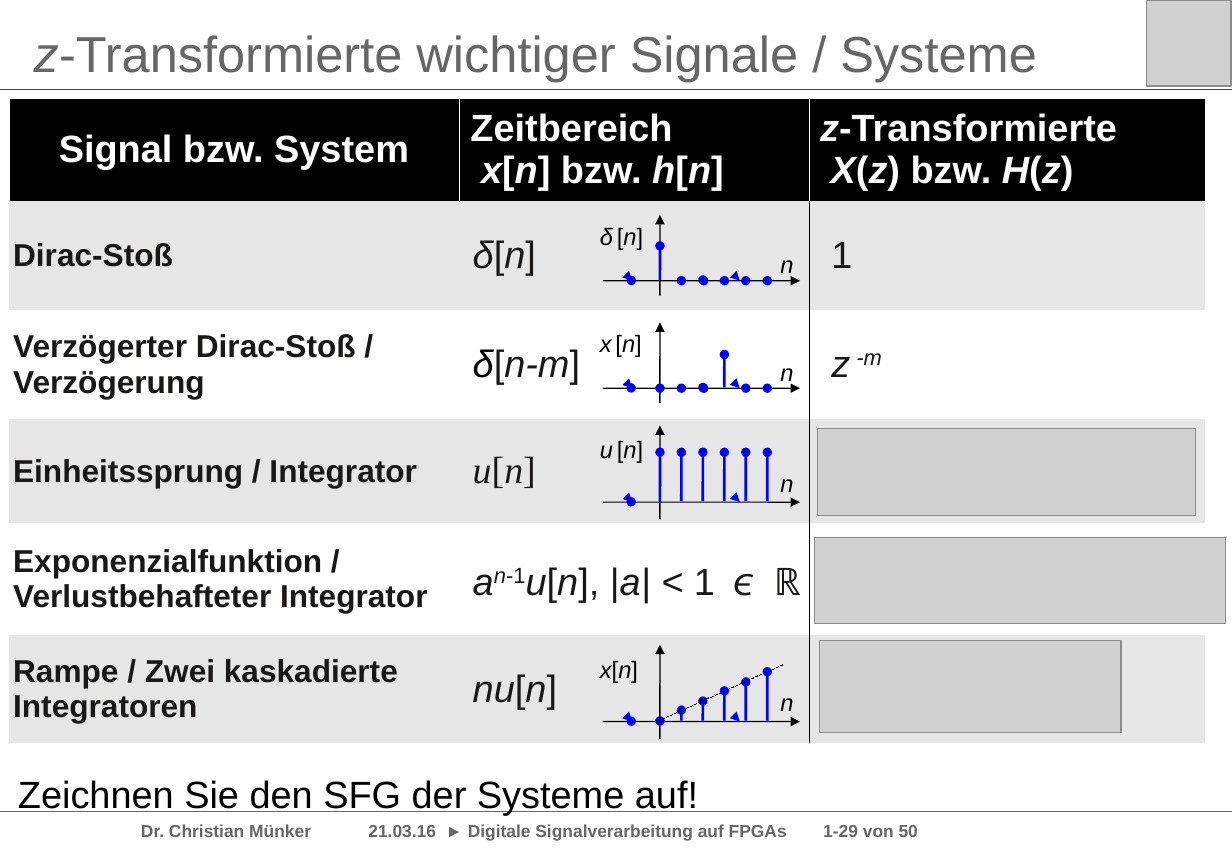
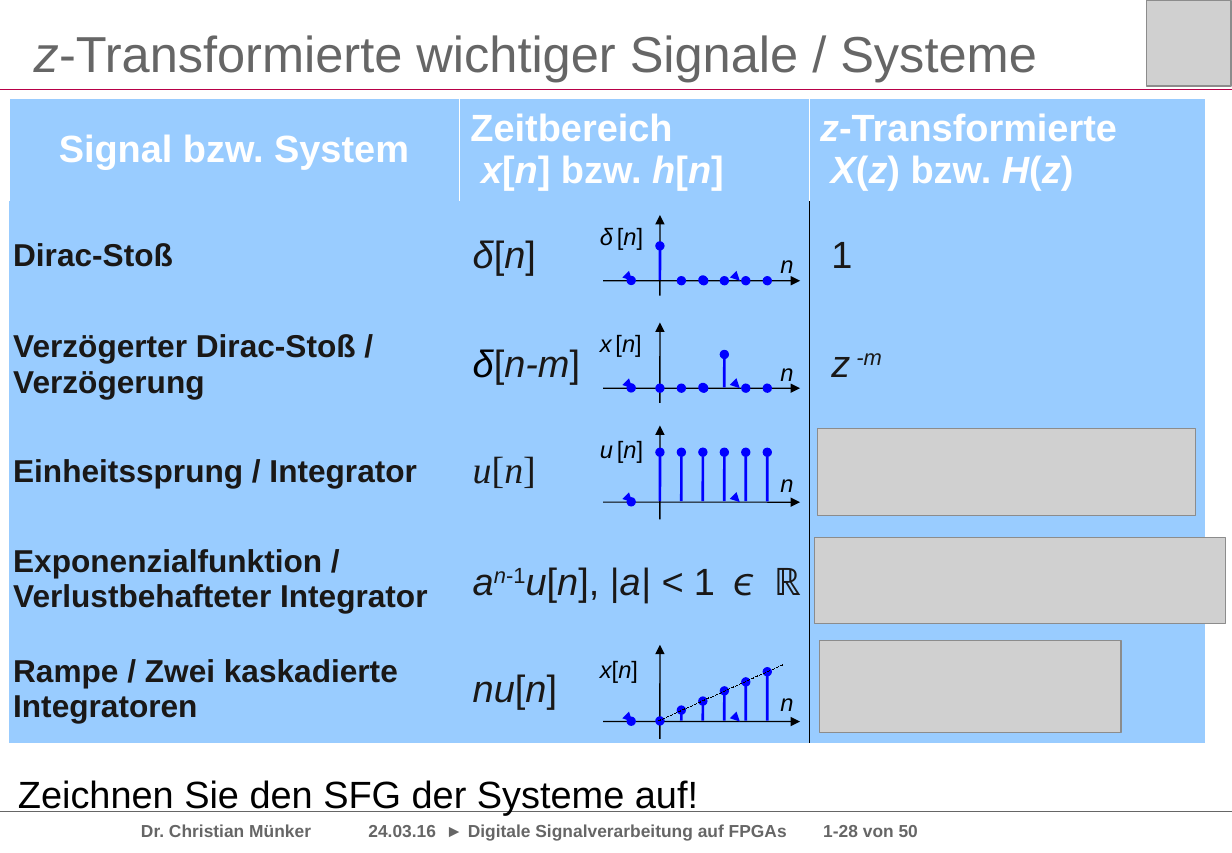
Before and after one commit to chipmuenk/dsp, a slide deck: slide 28 of slides/dsp_fpga-Kap01-LTI-Slides-Muenker.odp (slide 29 before the commit). Drawn at 1232x853 pixels with LibreOffice and Linux fonts; fonts in the diff are those of the drawing; grey boxes stand for pictures; background and template pictures are left out. Boxes give left, top, right and bottom in pixels: in the first picture for what was removed or moved away, otherwise in the second. Text is boxed around its words. In the diff, an @@ line names an element or a change of style, - is before the commit and + after.

```diff
--- a/slides/dsp_fpga-Kap01-LTI-Slides-Muenker.odp
+++ b/slides/dsp_fpga-Kap01-LTI-Slides-Muenker.odp
@@ table at <box>9,98,1204,742</box> @@
@@ fill #000000 to #99CCFF in row 1 @@
@@ fill #E6E6E6 to #99CCFF in 9 cells @@
@@ fill #FFFFFF to #99CCFF in 6 cells @@
@@ text at <box>141,824,918,841</box>: text changed @@
-Dr. Christian Münker 21.03.16 ► Digitale Signalverarbeitung auf FPGAs 1-29 von 50
+Dr. Christian Münker 24.03.16 ► Digitale Signalverarbeitung auf FPGAs 1-28 von 50
```
Also in this commit, not shown: 4 other slides changed, 1 other file.
